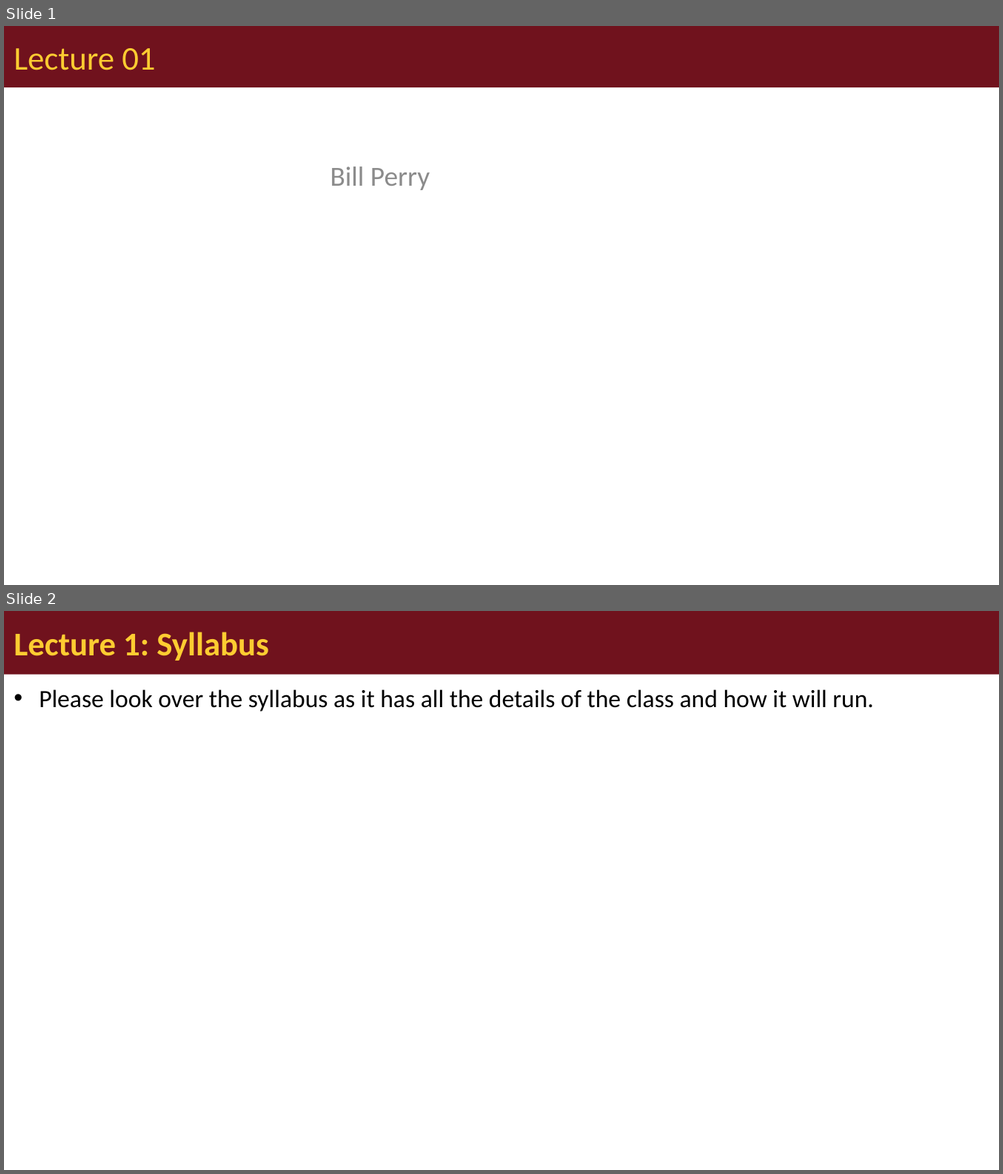
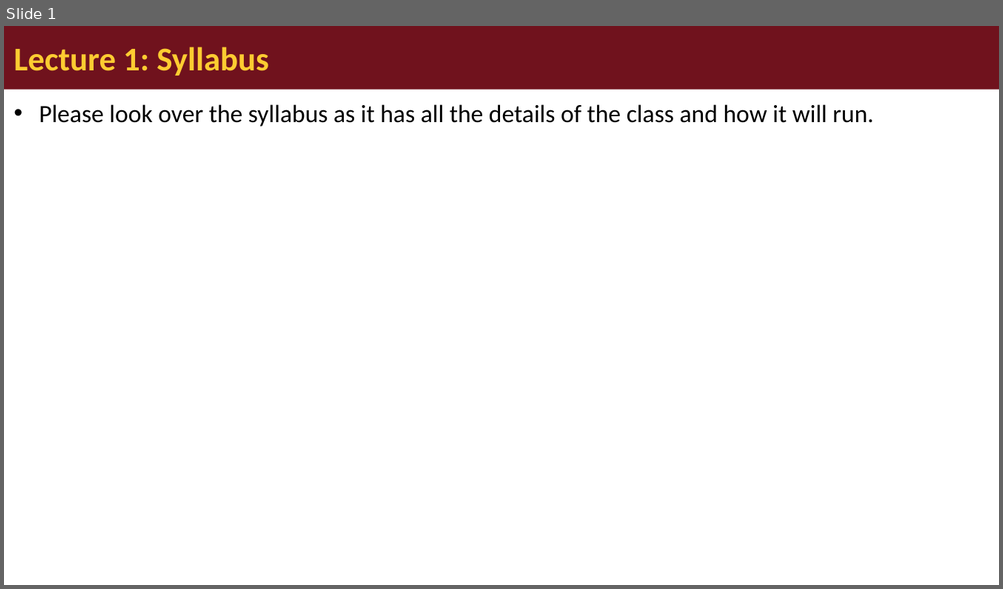
Before and after one commit to wlperry/umd_biostats, a slide deck: docs/lectures/lecture_01/01_1_lecture_powerpoint.pptx. Shown one above the other, each under a label of ours: slides 1 and 2 before the commit, slide 1 after it. The pictures are 1003x1174 and 1003x589 pixels, drawn with LibreOffice and Linux fonts; fonts in the diff are those of the drawing. Boxes give left, top, right and bottom in pixels: in the first picture for what was removed or moved away, otherwise in the second. Text is boxed around its words. In the diff, an @@ line names an element or a change of style, - is before the commit and + after.

Commit message:
fixing title author lecture 1

```diff
--- a/docs/lectures/lecture_01/01_1_lecture_powerpoint.pptx
+++ b/docs/lectures/lecture_01/01_1_lecture_powerpoint.pptx
@@ slide 1 removed at box(4, 26, 999, 585), background #FFFFFF @@
@@ title removed at box(4, 26, 999, 87) @@
-Lecture 01
@@ subtitle removed at box(330, 167, 430, 190) @@
-Bill Perry
@@ what was slide 2 is now slide 1 @@
```
Also in this commit, not shown: 13 other files.
